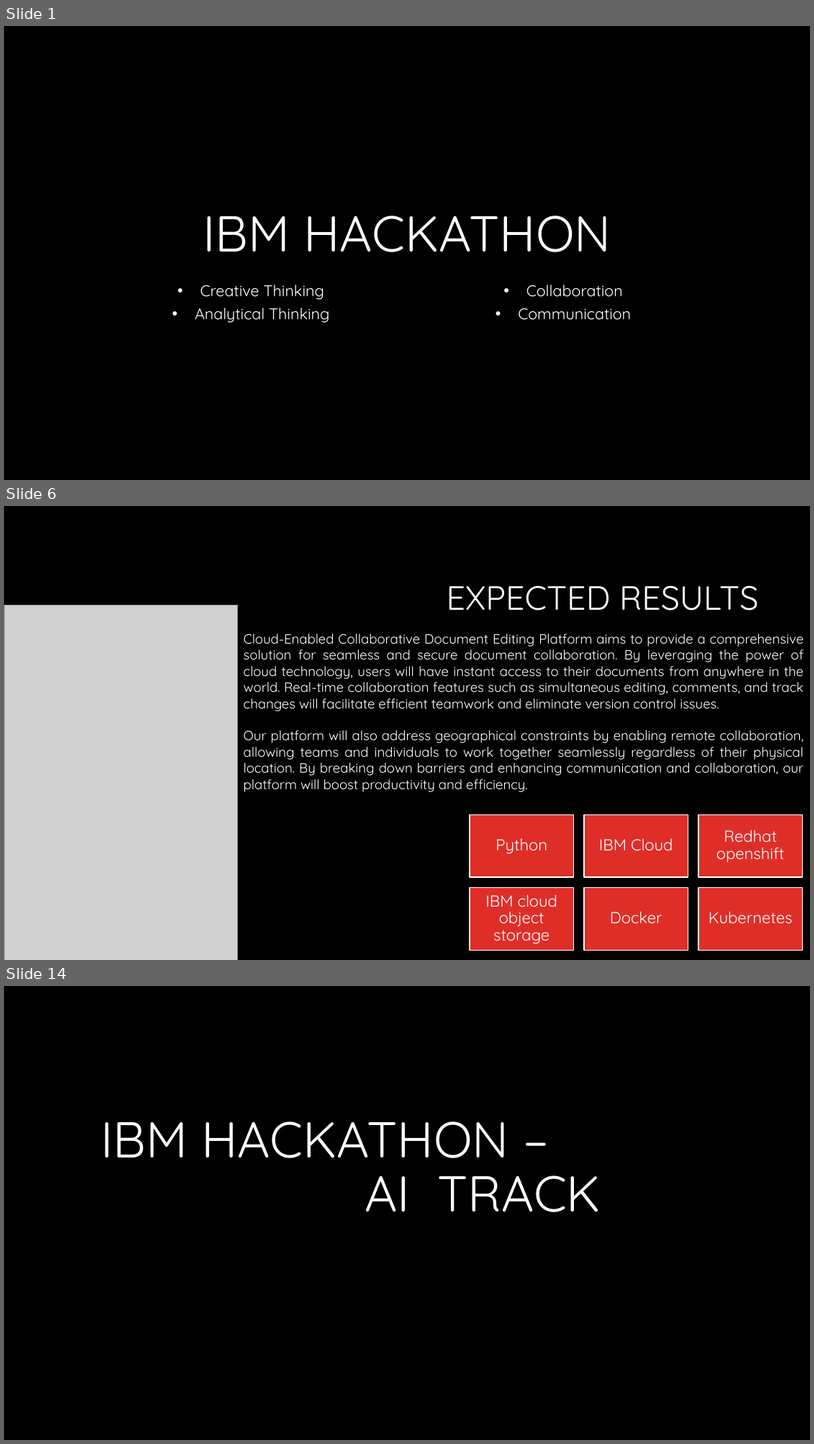
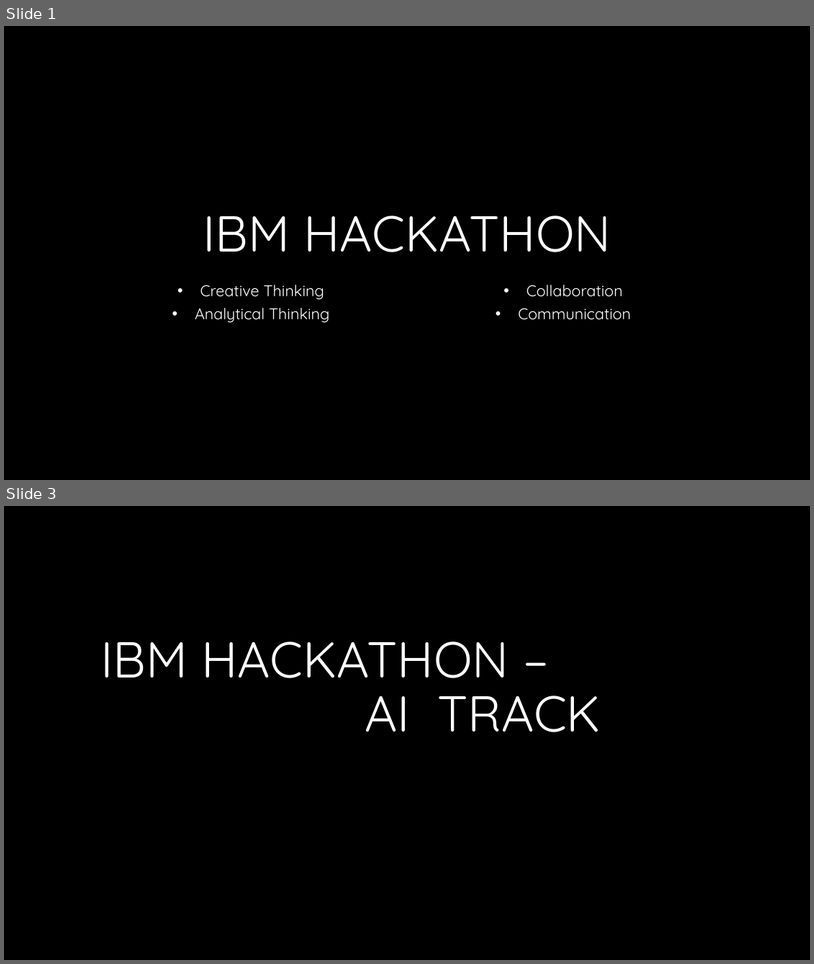
Before and after one commit to VictoriousMango/IBM-AI-Track, a slide deck: Basic Planner.pptx. Shown one above the other, each under a label of ours: slides 1, 6 and 14 before the commit, slides 1 and 3 after it; the slides between them are not shown. The pictures are 814x1444 and 814x964 pixels, drawn with LibreOffice and Linux fonts; fonts in the diff are those of the drawing; grey boxes stand for pictures; background and template pictures are left out. Boxes give left, top, right and bottom in pixels: in the first picture for what was removed or moved away, otherwise in the second. Text is boxed around its words. In the diff, an @@ line names an element or a change of style, - is before the commit and + after.

Commit message:
Removed Cloud App Dev Track

```diff
--- a/Basic Planner.pptx
+++ b/Basic Planner.pptx
@@ slide 6 removed at (4,506,810,960), background #000000 @@
@@ title removed at (447,586,759,610) @@
-EXPECTED RESULTS
@@ picture removed at (4,605,237,960) @@
@@ text removed at (244,633,805,792) @@
-Cloud-Enabled Collaborative Document Editing Platform aims to provide a comprehensive solution for seamless and secure document collaboration. By leveraging the power of cloud technology, users will have instant access to their documents from anywhere in the world. Real-time collaboration features such as simultaneous editing, comments, and track changes will facilitate efficient teamwork and eliminate version control issues.
-Our platform will also address geographical constraints by enabling remote collaboration, allowing teams and individuals to work together seamlessly regardless of their physical location. By breaking down barriers and enhancing communication and collaboration, our platform will boost productivity and efficiency.
@@ group removed at (470,815,803,950): 6 rectangles, 6 texts @@
-Python
-IBM Cloud
-Redhat openshift
-IBM cloud object storage
-Docker
-Kubernetes
@@ what was slide 14 is now slide 3 @@
```
Also in this commit, not shown: 1 slide changed, 10 other slides removed.
